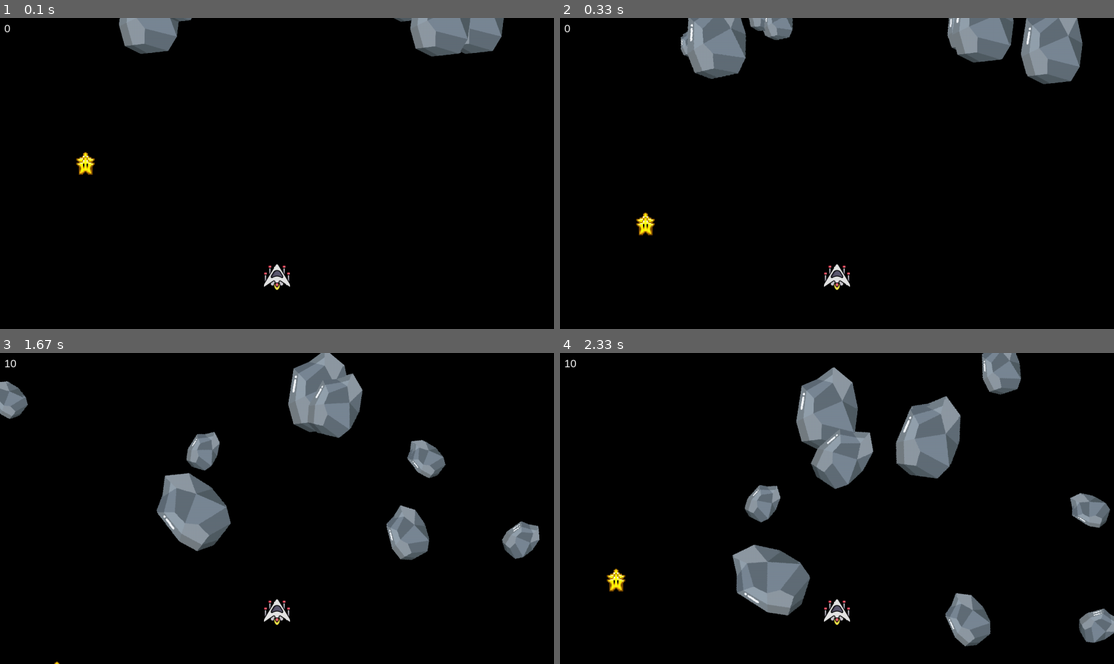
Above: before the commit, frames 1-4 (two rows, left to right).
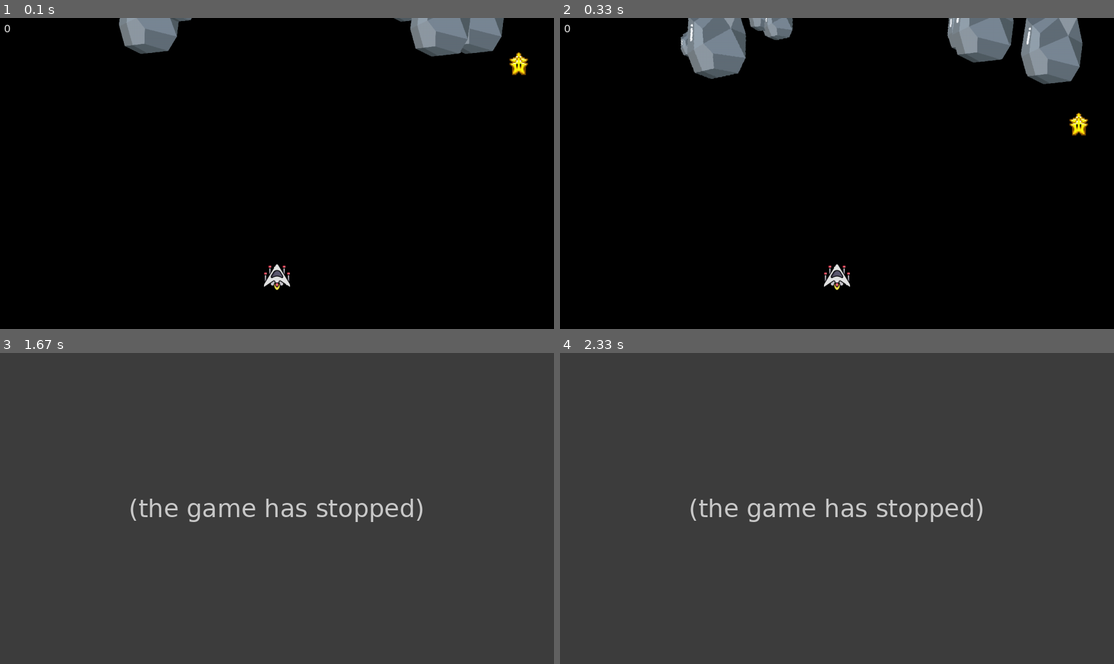
Above: after the commit, the same moments.

Repository: Etrabalance/pygame
Game: pygame game, started from moon/37.py
The game is run twice, just before and just after one commit, with the same random seed, the same clock (stepped at 60 frames per second) and the same inputs.
Inputs:
- Up to frame 1 (0.1 s): no input
- Up to frame 2 (0.33 s): no input
- Up to frame 3 (1.67 s): tap Space at 0.33 s
- Up to frame 4 (2.33 s): no input

The runs differ from the first frame. In frame 1, 0.3% of the frame differs, in the area x 13-96%, y 11-51%; in frame 2, 0.3%; in frame 3, 100%, in the area x 0-100%, y 0-100%; in frame 4, 100%.
Error after the commit: NameError: name 'w' is not defined (37.py line 227); the game stopped at 0.85 s (later frames are placeholders)

Commit message:
Add files via upload
ай хейт ниг**

Diff:
--- a/moon/37.py
+++ b/moon/37.py
@@ -102,7 +102,7 @@
         self.image = image_star
         self.image = pygame.transform.scale(self.image, (50, 50))
         self.rect = self.image.get_rect()
-        self.rect.center = (random.randint(50, 1230), random.randint(50, 1230))
+        self.rect.center = (random.randint(50, 1230), random.randint(50, 50))
         self.speed = 10
 
     def update(self):
@@ -111,7 +111,6 @@
             self.kill()
         if pygame.sprite.spritecollide(p, Power_up, True,):
             self.kill()
-
 
 class Rock(pygame.sprite.Sprite):
     def __init__(self):
@@ -225,7 +224,7 @@
     hit = pygame.sprite.groupcollide(shootables, bullets, True, True)
     for i in hit:
         t = Explosion(i.rect.center)
-        all_sprites.add(t)
+        all_sprites.add(w)
         RECORD += 10
 
     caption = font.render(str(RECORD),True, 'WHITE')
@@ -240,4 +239,5 @@
 
 
 
+
 pygame.quit()
Binary file added: moon/laser_beam.png
